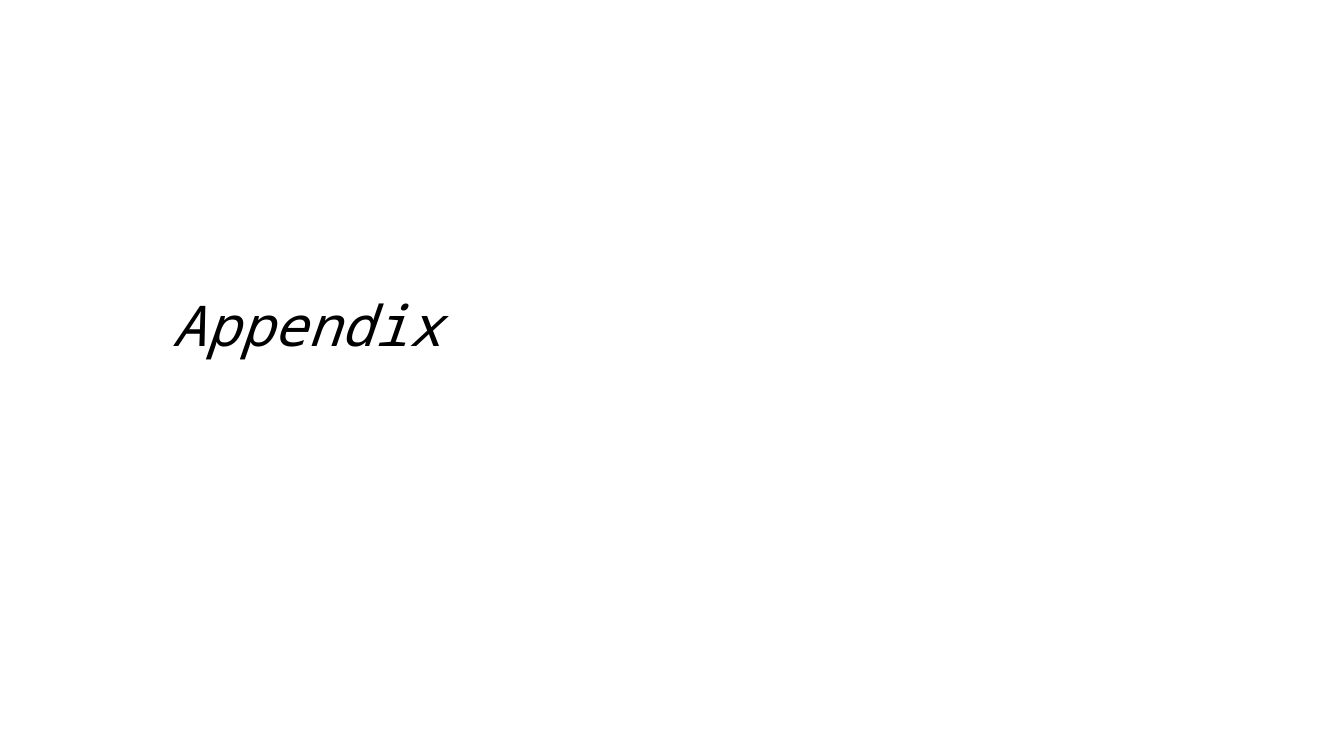
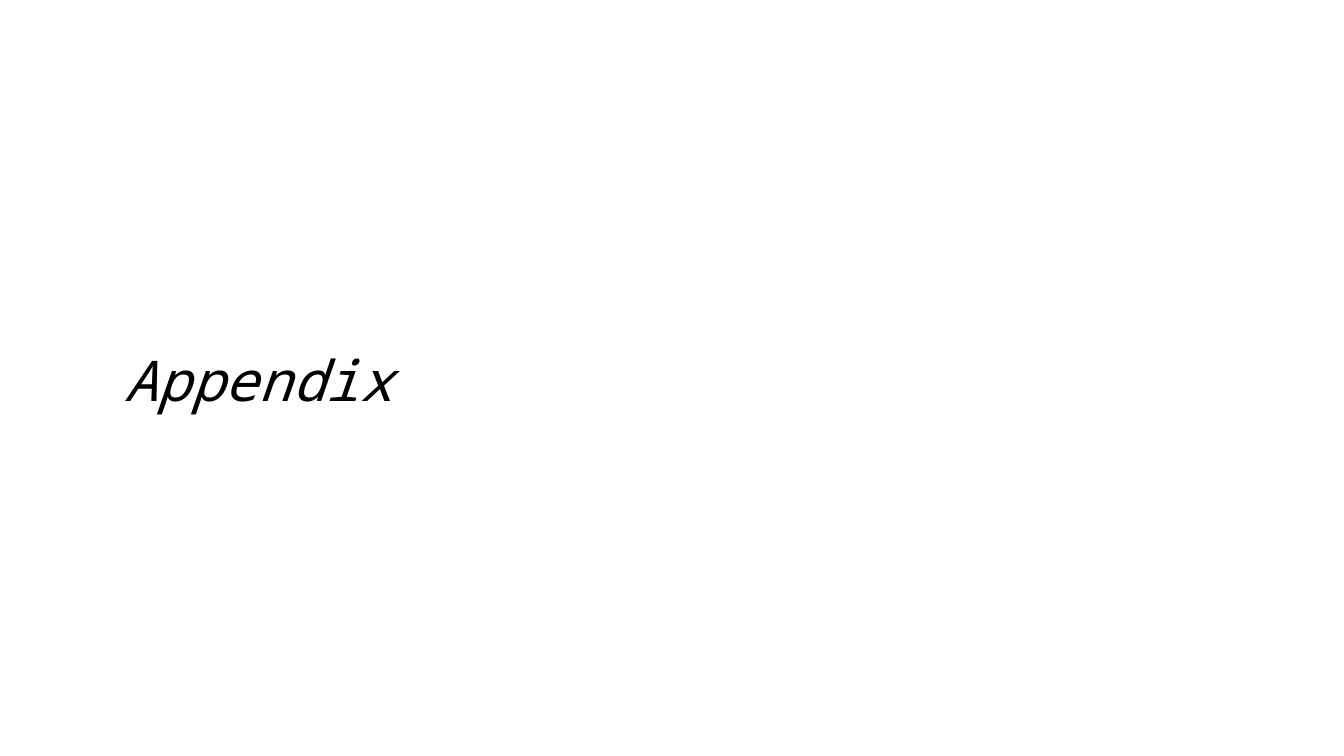
Before and after one commit to dto-btn/reading-material, a slide deck: slide 10 of Digital Task Force - Introduction - long form.pptx. Drawn at 1344x756 pixels with LibreOffice and Linux fonts; fonts in the diff are those of the drawing. Boxes give left, top, right and bottom in pixels: in the first picture for what was removed or moved away, otherwise in the second. Text is boxed around its words. In the diff, an @@ line names an element or a change of style, - is before the commit and + after.

```diff
--- a/Digital Task Force - Introduction - long form.pptx
+++ b/Digital Task Force - Introduction - long form.pptx
@@ text "Appendix": place and size @@
-text "Appendix" at [173, 303, 442, 360]
+text "Appendix" at [124, 358, 393, 415]
```
Also in this commit, not shown: 10 other slides changed.
